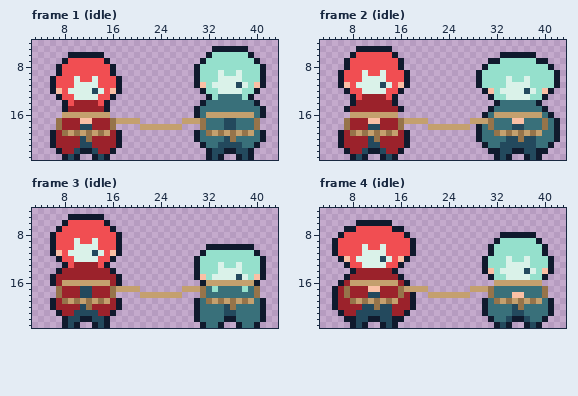
Edited in one commit: pixel-art file (Assets/Animations/Story/Captives_AB.aseprite). The first picture shows the starting point.
48x24 pixels, 29 frames. Shown: frame 1 (idle): x 3..43, y 4..23; frame 2 (idle): x 3..43, y 4..23; frame 3 (idle): x 3..43, y 4..23; frame 4 (idle): x 3..43, y 4..23. The commit also changed other frames, which this record leaves out.
Now the later version:
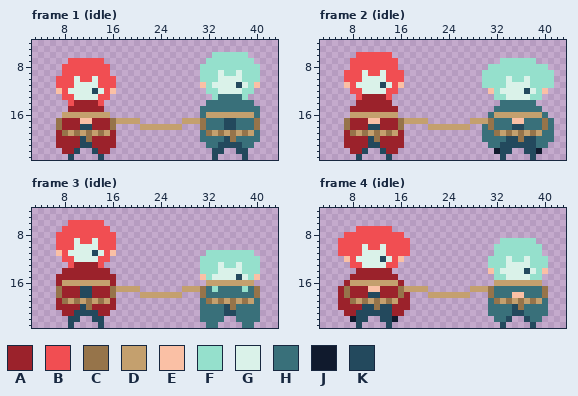
Palette (. is transparent): A #9b222b  B #f14e52  C #96744a  D #c4a06e  E #fac0a5  F #95e0cc  G #daf2e9  H #39707a  J #101a2d  K #23495d
What changed:
--- frame 1 (idle)
@@ x 3..43 @@
  4 .........................................
- 5 ..............................JJJJJJ.....
- 6 ......JJJJJJ.................JFFFFFFJ....
- 7 .....JBBBBBBJ...............JFFFFFFFFJ...
- 8 ....JBBBBBBBBJ.............JFFFFFFFFFFJ..
- 9 ....JBBBBBBBBJ.............JFFFGFFGFFFJ..
-10 ...JBBBGBBGBBBJ............JFFFGGGGFFFJ..
-11 ...JBBBGGGGBBBJ............JEFGGGGKGFEJ..
-12 ...JEBGGGGKGBEJ.............JFFGGGGFFJ...
-13 ....JBBGGGGBBJ...............JFHHHHFJ....
-14 .....JBAAAABJ...............JHHHHHHHHJ...
-15 .....JAAAAAAJ..............JHHHHHHHHHHJ..
-16 .....DDDDDDDD..............JHDDDDDDDDHJ..
+ 5 .........................................
+ 6 ..............................FFFFFF.....
+ 7 ......BBBBBB.................FFFFFFFF....
+ 8 .....BBBBBBBB...............FFFFFFFFFF...
+ 9 .....BBBBBBBB...............FFFGFFGFFF...
+10 ....BBBGBBGBBB..............FFFGGGGFFF...
+11 ....BBBGGGGBBB..............EFGGGGKGFE...
+12 ....EBGGGGKGBE...............FFGGGGFF....
+13 .....BBGGGGBB.................FHHHHF.....
+14 ......BAAAAB.................HHHHHHHH....
+15 ......AAAAAA................HHHHHHHHHH...
+16 .....DDDDDDDD...............HDDDDDDDDH...
 17 ....CAAAEEAAACDDDD.......DDDCHHHKKHHHC...
 18 ....CAAAKKAAAC....DDDDDDD...CHHHKKHHHC...
-19 ...JACDCDCDCDAJ............JHCDCDCDCDHJ..
-20 ...JAAAAKCAAAAJ............JHHHHKCHHHHJ..
-21 ...JAAAAKKAAAAJ.............JHHKKKKHHJ...
-22 ....JAAKJJKAAJ...............JKKJJKKJ....
-23 .....JKJ..JKJ................JKJ..JKJ....
+19 ....ACDCDCDCDA..............HCDCDCDCDH...
+20 ....AAAAKCAAAA..............HHHHKCHHHH...
+21 ....AAAAKKAAAA...............HHKKKKHH....
+22 .....AAK..KAA.................KK..KK.....
+23 ......K....K..................K....K.....
--- frame 2 (idle)
@@ x 3..43 @@
  4 .........................................
- 5 ......JJJJJJ.............................
- 6 .....JBBBBBBJ.................JJJJJJ.....
- 7 ....JBBBBBBBBJ..............JJFFFFFFJJ...
- 8 ....JBBBBBBBBJ.............JFFFFFFFFFFJ..
- 9 ...JBBBGBBGBBBJ...........JFFFFFFFFFFFFJ.
-10 ...JBBBGGGGBBBJ...........JFFFFGFFGFFFFJ.
-11 ...JEBGGGGKGBEJ...........JFFFFGGGGFFFFJ.
-12 ....JBBGGGGBBJ.............JEFGGGGKGFEJ..
-13 .....JBAAAABJ...............JFFGGGGFFJ...
-14 .....JAAAAAAJ................JHHHHHHJ....
-15 ....JAAAAAAAAJ..............JHHHHHHHHJ...
-16 .....DDDDDDDD..............JHDDDDDDDDHJ..
-17 ....CAAAEEAAACDDDD.......DDDCHHHEEHHHCHJ.
-18 ....CAAAKKAAAC....DDDDDDD.JHCHHHKKHHHCHJ.
-19 ...JACDCDCDCDAJ...........JHHCDCDCDCDHHJ.
-20 ...JAAAAKCAAAAJ...........JHHHHKKCKKHHHJ.
-21 ...JAAAAKKAAAAJ............JHHKKKKKKHHJ..
-22 ....JAAKJJKAAJ..............JJKKJJKKJJ...
-23 .....JKJ..JKJ................JKJ..JKJ....
+ 5 .........................................
+ 6 ......BBBBBB.............................
+ 7 .....BBBBBBBB.................FFFFFF.....
+ 8 .....BBBBBBBB...............FFFFFFFFFF...
+ 9 ....BBBGBBGBBB.............FFFFFFFFFFFF..
+10 ....BBBGGGGBBB.............FFFFGFFGFFFF..
+11 ....EBGGGGKGBE.............FFFFGGGGFFFF..
+12 .....BBGGGGBB...............EFGGGGKGFE...
+13 ......BAAAAB.................FFGGGGFF....
+14 ......AAAAAA..................HHHHHH.....
+15 .....AAAAAAAA................HHHHHHHH....
+16 .....DDDDDDDD...............HDDDDDDDDH...
+17 ....CAAAEEAAACDDDD.......DDDCHHHEEHHHCH..
+18 ....CAAAKKAAAC....DDDDDDD..HCHHHKKHHHCH..
+19 ....ACDCDCDCDA.............HHCDCDCDCDHH..
+20 ....AAAAKCAAAA.............HHHHKKCKKHHH..
+21 ....AAAAKKAAAA..............HHKKKKKKHH...
+22 .....AAK..KAA................JKK..KKJ....
+23 ......K....K..................K....K.....
--- frame 3 (idle)
@@ x 3..43 @@
  4 .........................................
- 5 ......JJJJJJ.............................
- 6 .....JBBBBBBJ............................
- 7 ....JBBBBBBBBJ...........................
- 8 ...JBBBBBBBBBBJ..........................
- 9 ...JBBBGBBGBBBJ..........................
-10 ...JBBBGGGGBBBJ..............JJJJJJJJ....
-11 ...JEBGGGGKGBEJ.............JFFFFFFFFJ...
-12 ....JBBGGGGBBJ.............JFFFFFFFFFFJ..
-13 .....JBAAAABJ..............JFFFGFFGFFFJ..
-14 ....JAAAAAAAAJ.............JFFFGGGGFFFJ..
-15 ...JAAAAAAAAAAJ............JEFGGGGKGFEJ..
-16 ...JADDDDDDDDAJ.............JDDDDDDDDJ...
+ 5 .........................................
+ 6 ......BBBBBB.............................
+ 7 .....BBBBBBBB............................
+ 8 ....BBBBBBBBBB...........................
+ 9 ....BBBGBBGBBB...........................
+10 ....BBBGGGGBBB...........................
+11 ....EBGGGGKGBE...............FFFFFFFF....
+12 .....BBGGGGBB...............FFFFFFFFFF...
+13 ......BAAAAB................FFFGFFGFFF...
+14 .....AAAAAAAA...............FFFGGGGFFF...
+15 ....AAAAAAAAAA..............EFGGGGKGFE...
+16 ....ADDDDDDDDA...............DDDDDDDD....
 17 ....CAAAKKAAACDDDD.......DDDCHFHHHHFHC...
 18 ....CAAAKKAAAC....DDDDDDD...CHHHHHHHHC...
-19 ...JACDCDCDCDAJ............JHCDCDCDCDHJ..
-20 ...JAAAAKCAAAAJ............JHHHHKCHHHHJ..
-21 ....JAAKKKKAAJ.............JHHHHKKHHHHJ..
-22 .....JKKJJKKJ..............JHHHHJJHHHHJ..
-23 .....JKJ..JKJ...............JHHJ..JHHJ...
+19 ....ACDCDCDCDA..............HCDCDCDCDH...
+20 ....AAAAKCAAAA..............HHHHKCHHHH...
+21 .....AAKKKKAA...............HHHHKKHHHH...
+22 ......KK..KK................HHHH..HHHH...
+23 ......K....K.................HH....HH....
--- frame 4 (idle)
@@ x 3..43 @@
  5 .........................................
- 6 ......JJJJJJ.............................
- 7 ....JJBBBBBBJJ...........................
- 8 ...JBBBBBBBBBBJ...............JJJJJJ.....
- 9 ..JBBBBBBBBBBBBJ.............JFFFFFFJ....
-10 ..JBBBBGBBGBBBBJ............JFFFFFFFFJ...
-11 ..JBBBBGGGGBBBBJ............JFFFFFFFFJ...
-12 ...JEBGGGGKGBEJ............JFFFGFFGFFFJ..
-13 ....JBBGGGGBBJ.............JFFFGGGGFFFJ..
-14 .....JAAAAAAJ..............JEFGGGGKGFEJ..
-15 ....JAAAAAAAAJ..............JFFGGGGFFJ...
-16 ...JADDDDDDDDAJ..............DDDDDDDD....
-17 ..JACAAAEEAAACDDDD.......DDDCHHHHHHHHC...
-18 ..JACAAAKKAAACAJ..DDDDDDD...CHHHEEHHHC...
-19 ..JAACDCDCDCDAAJ...........JHCDCDCDCDHJ..
-20 ..JAAAAKKCKKAAAJ...........JHHHHKCHHHHJ..
-21 ...JAAKKKKKKAAJ............JHHHHKKHHHHJ..
-22 ....JJKKJJKKJJ..............JHHKJJKHHJ...
-23 .....JKJ..JKJ................JKJ..JKJ....
+ 6 .........................................
+ 7 ......BBBBBB.............................
+ 8 ....BBBBBBBBBB...........................
+ 9 ...BBBBBBBBBBBB...............FFFFFF.....
+10 ...BBBBGBBGBBBB..............FFFFFFFF....
+11 ...BBBBGGGGBBBB..............FFFFFFFF....
+12 ....EBGGGGKGBE..............FFFGFFGFFF...
+13 .....BBGGGGBB...............FFFGGGGFFF...
+14 ......AAAAAA................EFGGGGKGFE...
+15 .....AAAAAAAA................FFGGGGFF....
+16 ....ADDDDDDDDA...............DDDDDDDD....
+17 ...ACAAAEEAAACDDDD.......DDDCHHHHHHHHC...
+18 ...ACAAAKKAAACA...DDDDDDD...CHHHEEHHHC...
+19 ...AACDCDCDCDAA.............HCDCDCDCDH...
+20 ...AAAAKKCKKAAA.............HHHHKCHHHH...
+21 ....AAKKKKKKAA..............HHHHKKHHHH...
+22 .....JKK..KKJ................HHK..KHH....
+23 ......K....K..................K....K.....
